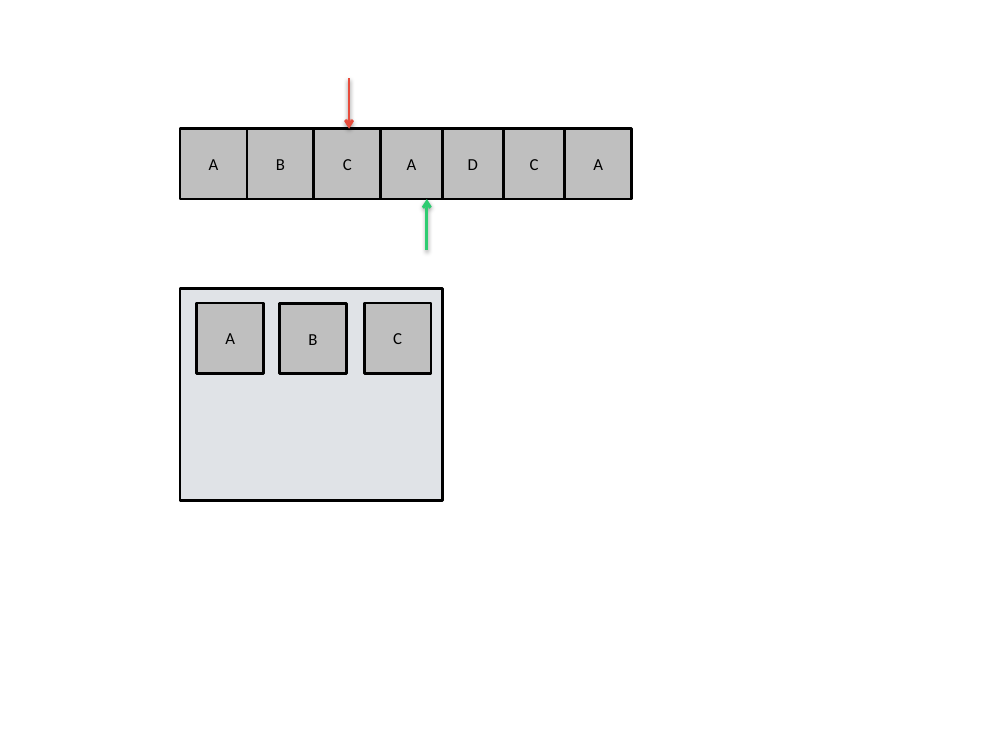
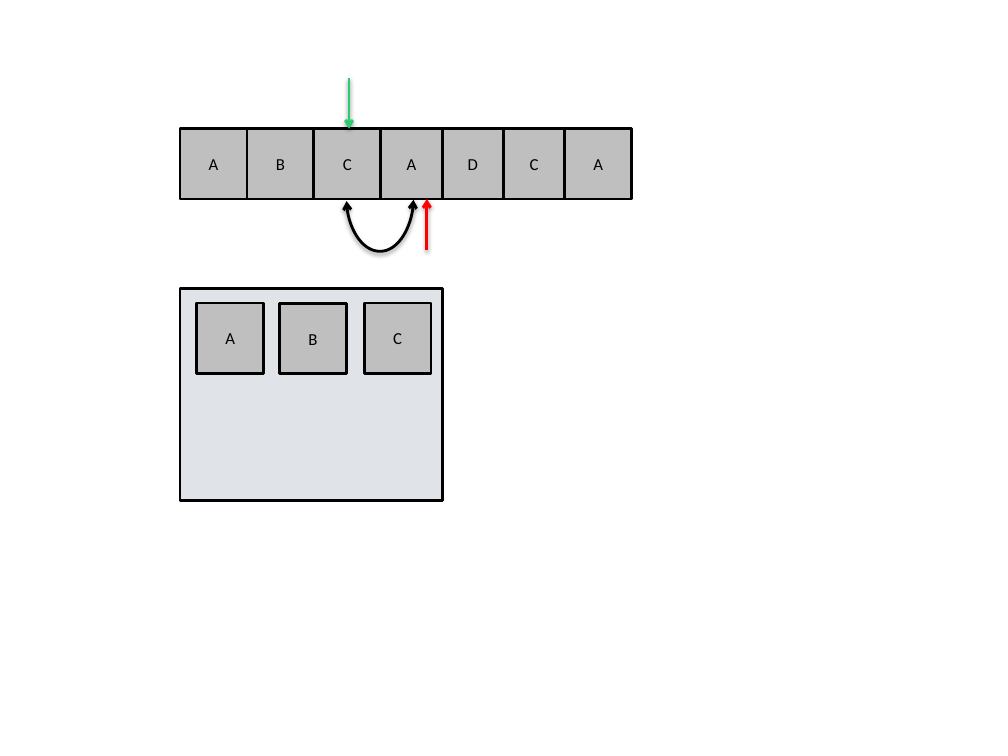
Before and after one commit to jainankit49/HackerGymContent, a slide deck: slide 54 of Images/imgs.pptx (slide 56 before the commit). Drawn at 1008x756 pixels with LibreOffice and Linux fonts; fonts in the diff are those of the drawing. Boxes give left, top, right and bottom in pixels: in the first picture for what was removed or moved away, otherwise in the second. Text is boxed around its words. In the diff, an @@ line names an element or a change of style, - is before the commit and + after.

```diff
--- a/Images/imgs.pptx
+++ b/Images/imgs.pptx
@@ arrow (349, 79) - (349, 129): stroke #E74C3C 2 pt to #2ECC71 2 pt @@
@@ curved double arrow added from (413, 200) to (347, 202), #000000 2 pt @@
@@ arrow (426, 250) - (426, 199): stroke #2ECC71 2 pt to #FF0000 2 pt @@
```
Also in this commit, not shown: 10 other slides changed, 2 slides removed.
